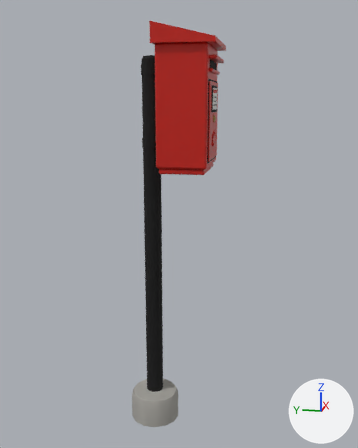
The glTF model modules/assets/internal/models/street/street.furniture.post_box_c.glb: old version first, new version second.
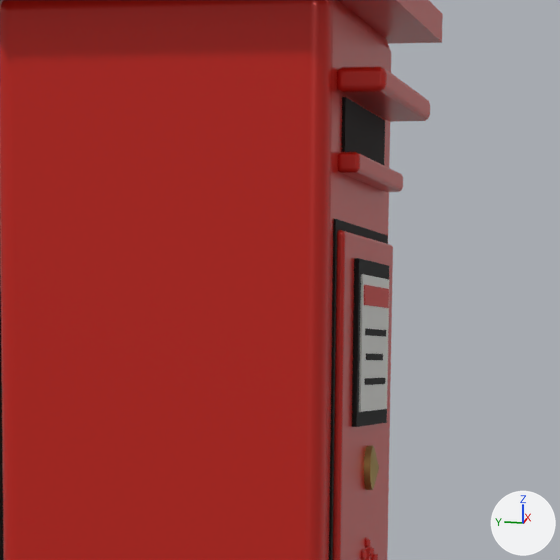
Old and new are each drawn whole from a 50 mm lens placed at (-2.019, -0.518, 1.333), pointed at (0.022, -0.11, 0.823) and again close up on the part from 43% to 68% of the width and 10% to 30% of the height. Every picture has the same lights, and +X, +Y and +Z are marked at lower right. The last two pictures show the newer version. Vertices at exactly the same position are counted once.

Before the edit, the objects in view are built like this:
```python
me_main__enamel_c22 = bpy.data.meshes.new('main__enamel_c22')
me_main__enamel_c22.from_pydata(...)  # 392 vertices, 732 faces; spans x -0.17..0.17, y -0.28..-0.04, z 1.06..1.617
me_main__enamel_c22.materials.append(mat_enamel_c22)  # red #ce261c
me_main__enamel_ddd = bpy.data.meshes.new('main__enamel_ddd')
me_main__enamel_ddd.from_pydata(...)  # a box spanning x -0.066..0.066, y -0.2603..-0.2587, z 1.304..1.386
me_main__enamel_ddd.materials.append(mat_enamel_ddd)  # white #e5e5e0
# before: 0 (-0.066, -0.2587, 1.304) at pixel (358, 411), 1 (0.066, -0.2587, 1.304) at pixel (384, 408), 2 (0.066, -0.2603, 1.304) at pixel (387, 408), 3 (-0.066, -0.2603, 1.304) at pixel (360, 411), 4 (-0.066, -0.2587, 1.386) at pixel (360, 274)
# before: 5 (-0.066, -0.2603, 1.386) at pixel (362, 274), 6 (0.066, -0.2603, 1.386) at pixel (389, 279), 7 (0.066, -0.2587, 1.386) at pixel (387, 279)
me_main__paint_c22 = bpy.data.meshes.new('main__paint_c22')
me_main__paint_c22.from_pydata(...)  # a box spanning x -0.06..0.06, y -0.2608..-0.2602, z 1.368..1.38
me_main__paint_c22.materials.append(mat_paint_c22)  # red #ce261c
# before: 0 (-0.06, -0.2602, 1.368) at pixel (363, 304), 1 (0.06, -0.2602, 1.368) at pixel (387, 308), 2 (0.06, -0.2608, 1.368) at pixel (388, 308), 3 (-0.06, -0.2608, 1.368) at pixel (364, 304), 4 (-0.06, -0.2602, 1.38) at pixel (363, 284)
# before: 5 (-0.06, -0.2608, 1.38) at pixel (364, 284), 6 (0.06, -0.2608, 1.38) at pixel (388, 289), 7 (0.06, -0.2602, 1.38) at pixel (388, 289)
me_main__rubber = bpy.data.meshes.new('main__rubber')
me_main__rubber.from_pydata(...)  # 259 vertices, 474 faces; spans x -0.13..0.12, y -0.26..0.04, z -0.1..1.51
me_main__rubber.materials.append(mat_rubber)  # black #0a0a0a
ob_main__enamel_c22 = bpy.data.objects.new('main__enamel_c22', me_main__enamel_c22)
ob_main__enamel_c22.location = (0.0, 0.0, 0.0)
ob_main__enamel_ddd = bpy.data.objects.new('main__enamel_ddd', me_main__enamel_ddd)
ob_main__enamel_ddd.location = (0.0, 0.0, 0.0)
ob_main__paint_c22 = bpy.data.objects.new('main__paint_c22', me_main__paint_c22)
ob_main__paint_c22.location = (0.0, 0.0, 0.0)
ob_main__rubber = bpy.data.objects.new('main__rubber', me_main__rubber)
ob_main__rubber.location = (0.0, 0.0, 0.0)
```
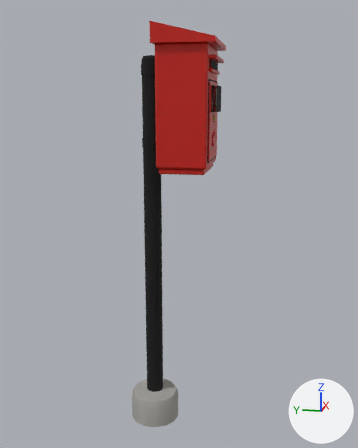
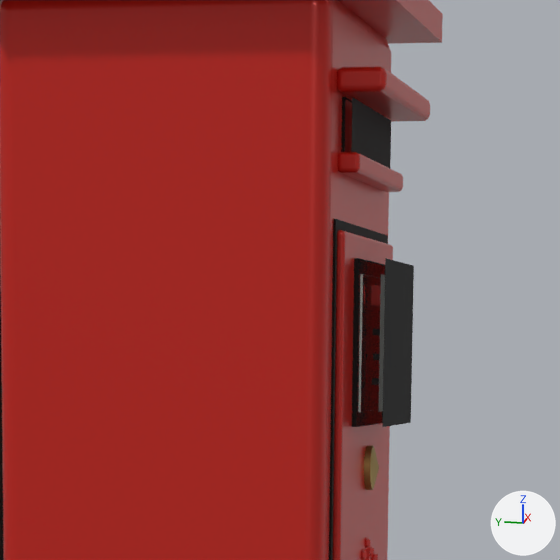
Changed parts and their boxes [x1, y1, x2, y2] in the close-ups (560 x 560 px; the box of a moved part takes in the faces that stretch with it):
'main__rubber', reshaped
    before: [0, 97, 389, 560]
    after: [0, 97, 414, 560]
'main__enamel_ddd', reshaped
    before: [359, 274, 389, 412]
    after: [358, 274, 385, 412]
'main__paint_c22', reshaped
    before: [364, 285, 389, 308]
    after: [364, 285, 381, 307]
part 1 of me_main__enamel_ddd, moved or reshaped
    before: [361, 274, 389, 412]
    after: [378, 274, 385, 412]
part 2 of me_main__paint_c22, moved or reshaped
    before: [365, 285, 389, 308]
    after: [371, 285, 381, 306]
part 3 of me_main__rubber, added (black)
    after: [351, 97, 414, 427]

The edits, one by one:
me_main__enamel_ddd is used by ob_main__enamel_ddd; location (0.0, 0.0, 0.0).
Verts and faces of me_main__enamel_ddd; kept vertices keep their numbers, new ones are numbered from 8.
me_main__enamel_ddd had 8 vertices, 12 faces and spanned x -0.066..0.066, y -0.2603..-0.2587, z 1.304..1.386.
me_main__enamel_ddd now has 16 vertices, 12 faces and spans x -0.066..0.066, y -0.2713..-0.2357, z 1.304..1.386.
Part 1, on me_main__enamel_ddd:
Faces deleted: (0, 4, 7), (0, 7, 1), (2, 6, 3), (3, 6, 5).
New vertex 8 is at (-0.066, -0.2357, 1.304).
New vertex 9 is at (-0.066, -0.2357, 1.386).
New vertex 10 is at (-0.066, -0.2713, 1.304), pixel (378, 411).
New vertex 11 is at (-0.066, -0.2713, 1.386), pixel (380, 274).
New vertices 12 to 15 stand at vertices 8 to 11, in that order, plus (0.132, 0.0, 0.0).
New faces: (8, 9, 13), (8, 13, 12), (10, 14, 15), (10, 15, 11).
me_main__paint_c22 is used by ob_main__paint_c22; location (0.0, 0.0, 0.0).
Verts and faces of me_main__paint_c22; kept vertices keep their numbers, new ones are numbered from 8.
me_main__paint_c22 had 8 vertices, 12 faces and spanned x -0.06..0.06, y -0.2608..-0.2602, z 1.368..1.38.
me_main__paint_c22 now has 16 vertices, 12 faces and spans x -0.06..0.06, y -0.2648..-0.2442, z 1.368..1.38.
Part 2, on me_main__paint_c22:
Faces deleted: (0, 4, 7), (0, 7, 1), (2, 6, 3), (3, 6, 5).
New vertex 8 is at (-0.06, -0.2442, 1.368).
New vertex 9 is at (-0.06, -0.2442, 1.38).
New vertex 10 is at (-0.06, -0.2648, 1.368), pixel (371, 304).
New vertex 11 is at (-0.06, -0.2648, 1.38), pixel (371, 284).
New vertices 12 to 15 stand at vertices 8 to 11, in that order, plus (0.12, 0.0, 0.0).
New faces: (8, 9, 13), (8, 13, 12), (10, 14, 15), (10, 15, 11).
me_main__rubber is used by ob_main__rubber; location (0.0, 0.0, 0.0).
me_main__rubber had 259 vertices, 474 faces and spanned x -0.13..0.12, y -0.26..0.04, z -0.1..1.51.
me_main__rubber now has 305 vertices, 474 faces and spans x -0.13..0.12, y -0.28..0.04, z -0.1..1.51.
me_main__rubber part 3: 32 vertices added at x -0.1..0.09, y -0.28..-0.24, z 1.3..1.49.
Other edits to the shape of me_main__rubber do not show in these pictures.
